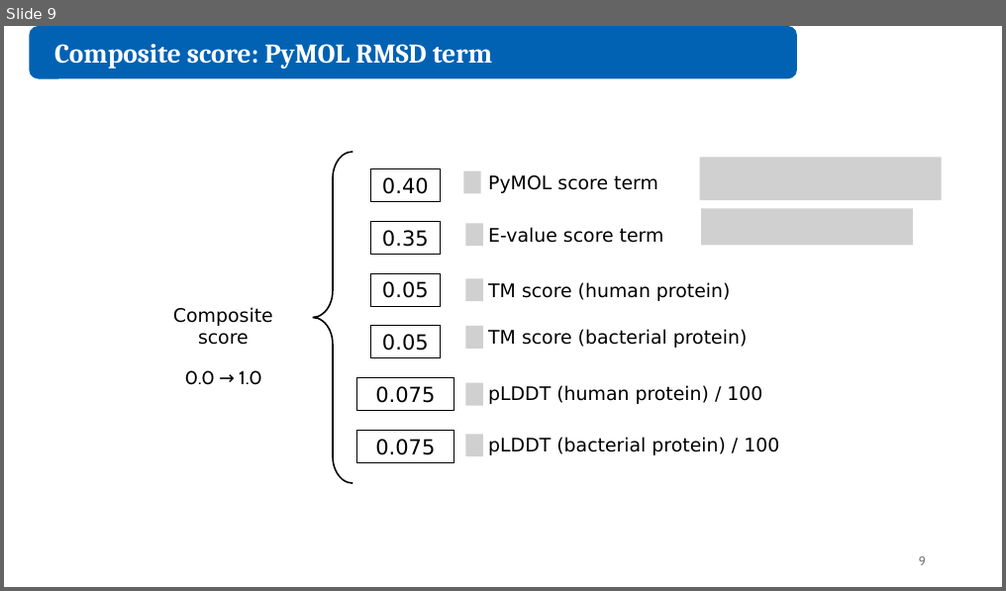
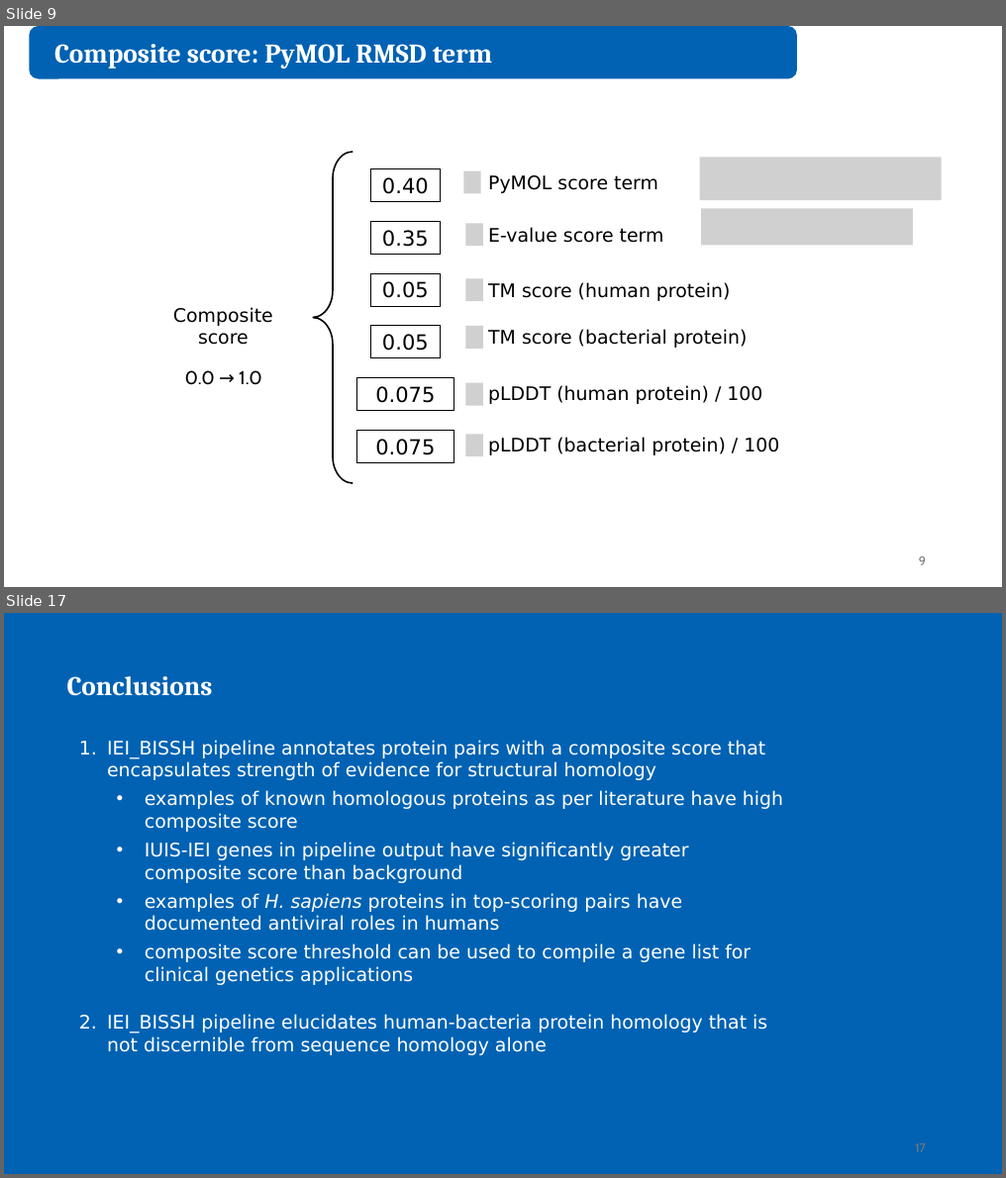
Before and after one commit to juliandeanmoran/BISSH, a slide deck: reports/2026-08-28_projectUpdate_3/2026-08-28_projectUpdate_3_jmoran.pptx. Shown one above the other, each under a label of ours: slide 9 before the commit, slides 9 and 17 after it; the slides between them are not shown. The pictures are 1006x591 and 1006x1178 pixels, drawn with LibreOffice and Linux fonts; fonts in the diff are those of the drawing; grey boxes stand for pictures. Boxes give left, top, right and bottom in pixels: in the first picture for what was removed or moved away, otherwise in the second. Text is boxed around its words. In the diff, an @@ line names an element or a change of style, - is before the commit and + after.

```diff
--- a/reports/2026-08-28_projectUpdate_3/2026-08-28_projectUpdate_3_jmoran.pptx
+++ b/reports/2026-08-28_projectUpdate_3/2026-08-28_projectUpdate_3_jmoran.pptx
@@ slide 17 added at (4, 613, 1002, 1174), background #0162B3 @@
@@ text added at (67, 676, 213, 696), 26 pt, text #FFFFFF, bold @@
+Conclusions
@@ text added at (107, 740, 783, 1056), 18 pt, text #FFFFFF @@
+1. IEI_BISSH pipeline annotates protein pairs with a composite score that encapsulates strength of evidence for structural homology
+  • examples of known homologous proteins as per literature have high composite score
+  • IUIS-IEI genes in pipeline output have significantly greater composite score than background
+  • examples of H. sapiens proteins in top-scoring pairs have documented antiviral roles in humans
+  • composite score threshold can be used to compile a gene list for clinical genetics applications
+2. IEI_BISSH pipeline elucidates human-bacteria protein homology that is not discernible from sequence homology alone
@@ page number added at (915, 1144, 926, 1153), 12 pt, text #797979 @@
+17
```
Also in this commit, not shown: 10 slides changed, 3 other slides added, 1 other file.
